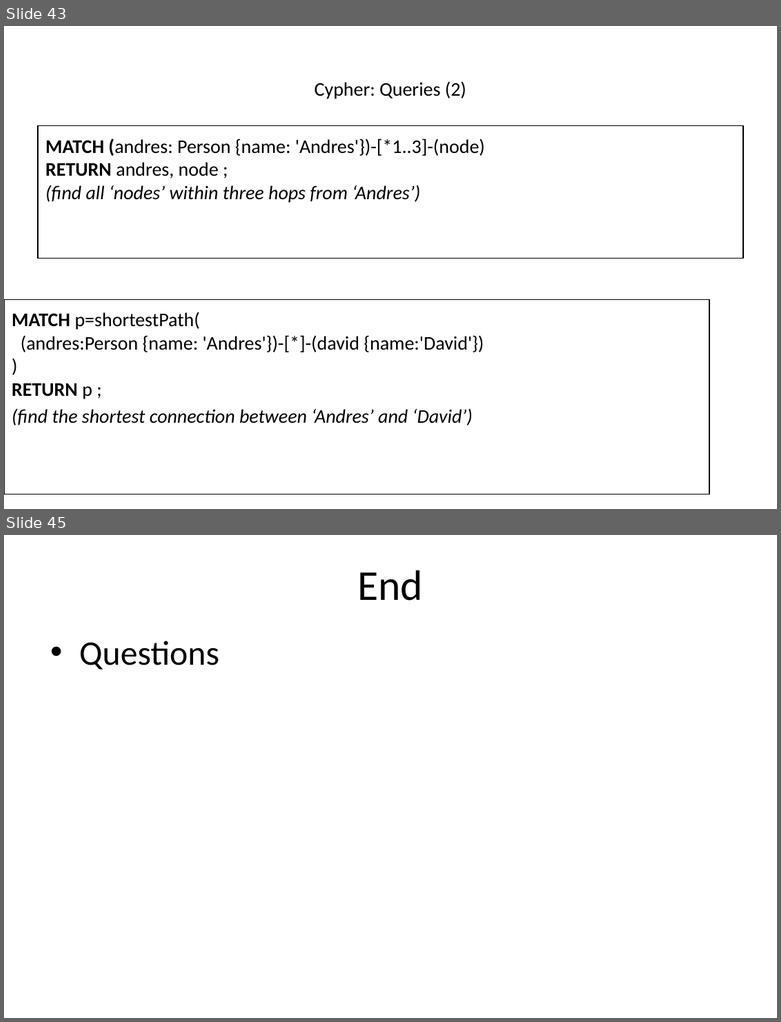
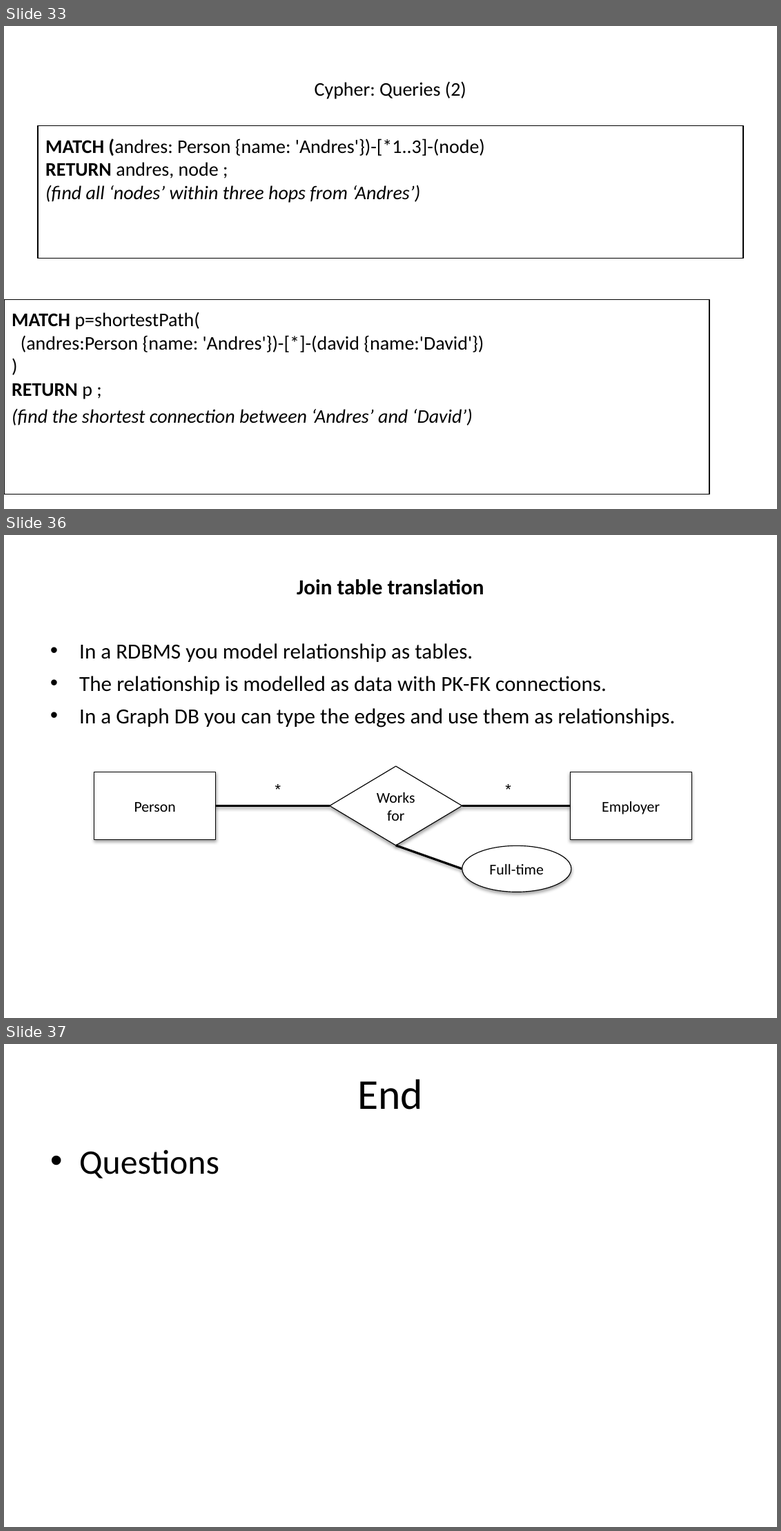
Before and after one commit to hogeschool/INFDEV026B, a slide deck: Lecture 5.pptx. Shown one above the other, each under a label of ours: slides 43 and 45 before the commit, slides 33, 36 and 37 after it; the slides between them are not shown. The pictures are 781x1022 and 781x1531 pixels, drawn with LibreOffice and Linux fonts; fonts in the diff are those of the drawing. Boxes give left, top, right and bottom in pixels: in the first picture for what was removed or moved away, otherwise in the second. Text is boxed around its words. In the diff, an @@ line names an element or a change of style, - is before the commit and + after.

```diff
--- a/Lecture 5.pptx
+++ b/Lecture 5.pptx
@@ slide 36 added at <box>4,535,777,1018</box>, background #FFFFFF @@
@@ text added at <box>79,579,675,728</box>, 20 pt, text #000000 @@
+Join table translation
+• In a RDBMS you model relationship as tables.
+• The relationship is modelled as data with PK-FK connections.
+• In a Graph DB you can type the edges and use them as relationships.
@@ rectangle added at <box>94,772,216,840</box>, fill #FFFFFF, outline #000000 0.75 pt, 14 pt, text #000000 @@
+Person
@@ text added at <box>268,776,294,803</box>, 14 pt, text #000000 @@
+*
@@ diamond added at <box>330,766,461,845</box>, fill #FFFFFF, outline #000000 0.75 pt, 14 pt, text #000000 @@
+Works for
@@ text added at <box>498,776,524,803</box>, 14 pt, text #000000 @@
+*
@@ rectangle added at <box>570,772,691,840</box>, fill #FFFFFF, outline #000000 0.75 pt, 14 pt, text #000000 @@
+Employer
@@ line added from (216, 805) to (330, 805), #000000 2 pt @@
@@ line added from (462, 805) to (570, 805), #000000 2 pt @@
@@ line added from (396, 845) to (462, 869), #000000 2 pt @@
@@ ellipse added at <box>462,845,571,892</box>, fill #FFFFFF, outline #000000 0.75 pt, 14 pt, text #000000 @@
+Full-time
@@ what was slide 43 is now slide 33 @@
@@ what was slide 45 is now slide 37 @@
```
Also in this commit, not shown: 2 slides changed, 1 other slide added, 12 slides removed.
